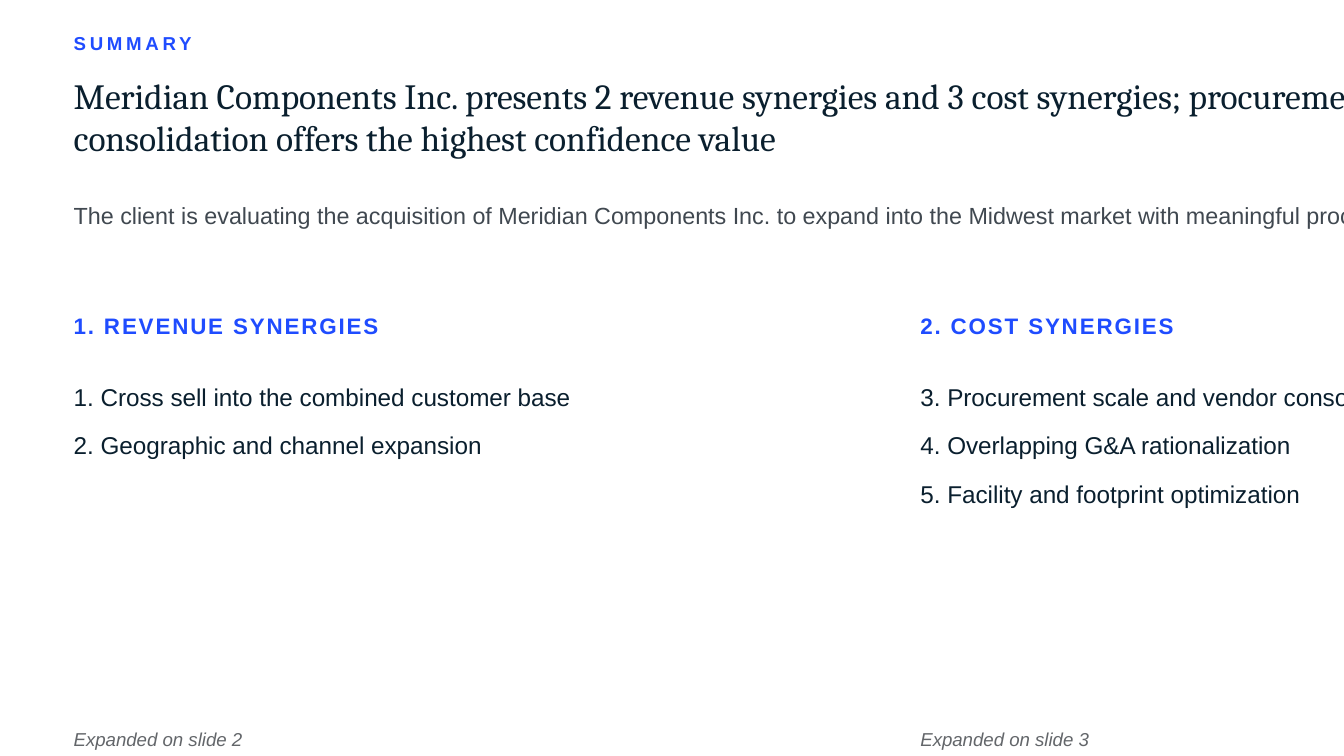
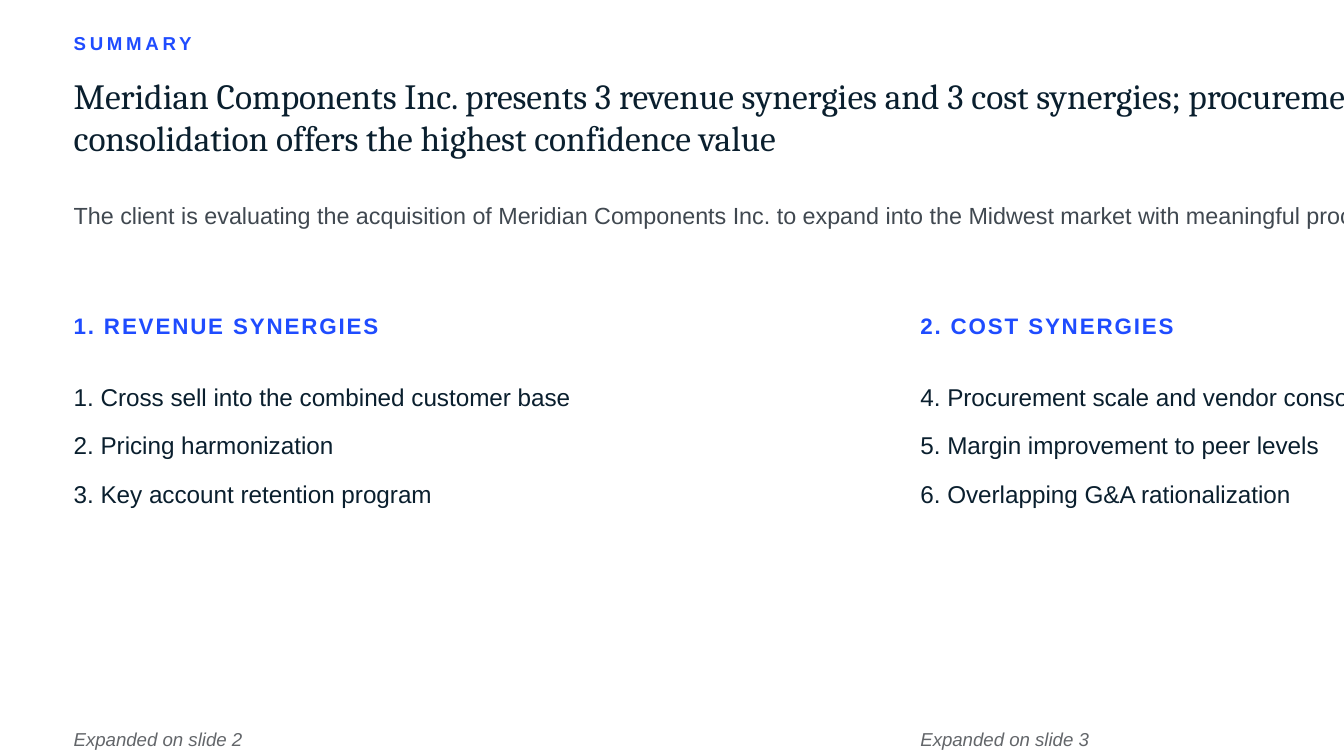
Before and after one commit to joshuakeum9-cell/dealdesk, a slide deck: slide 2 of samples/financial_Presentation.pptx. Drawn at 1344x756 pixels with LibreOffice and Linux fonts; fonts in the diff are those of the drawing. Boxes give left, top, right and bottom in pixels: in the first picture for what was removed or moved away, otherwise in the second. Text is boxed around its words. In the diff, an @@ line names an element or a change of style, - is before the commit and + after.

```diff
--- a/samples/financial_Presentation.pptx
+++ b/samples/financial_Presentation.pptx
@@ text at (74, 84, 1181, 159): text changed @@
-Meridian Components Inc. presents 2 revenue synergies and 3 cost synergies; procurement scale and vendor consolidation offers the highest confidence value
+Meridian Components Inc. presents 3 revenue synergies and 3 cost synergies; procurement scale and vendor consolidation offers the highest confidence value
@@ text at (920, 388, 1319, 508): text changed @@
-3. Procurement scale and vendor consolidation
-4. Overlapping G&A rationalization
-5. Facility and footprint optimization
+4. Procurement scale and vendor consolidation
+5. Margin improvement to peer levels
+6. Overlapping G&A rationalization
@@ text at (74, 436, 431, 508): text changed @@
-2. Geographic and channel expansion
+2. Pricing harmonization
+3. Key account retention program
```
Also in this commit, not shown: 3 other slides changed, 12 other files.
